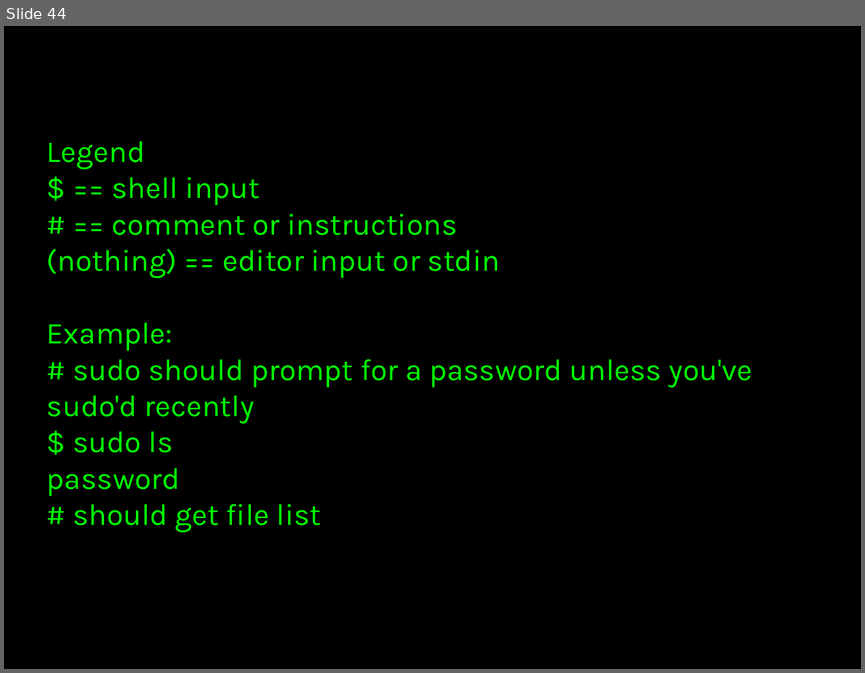
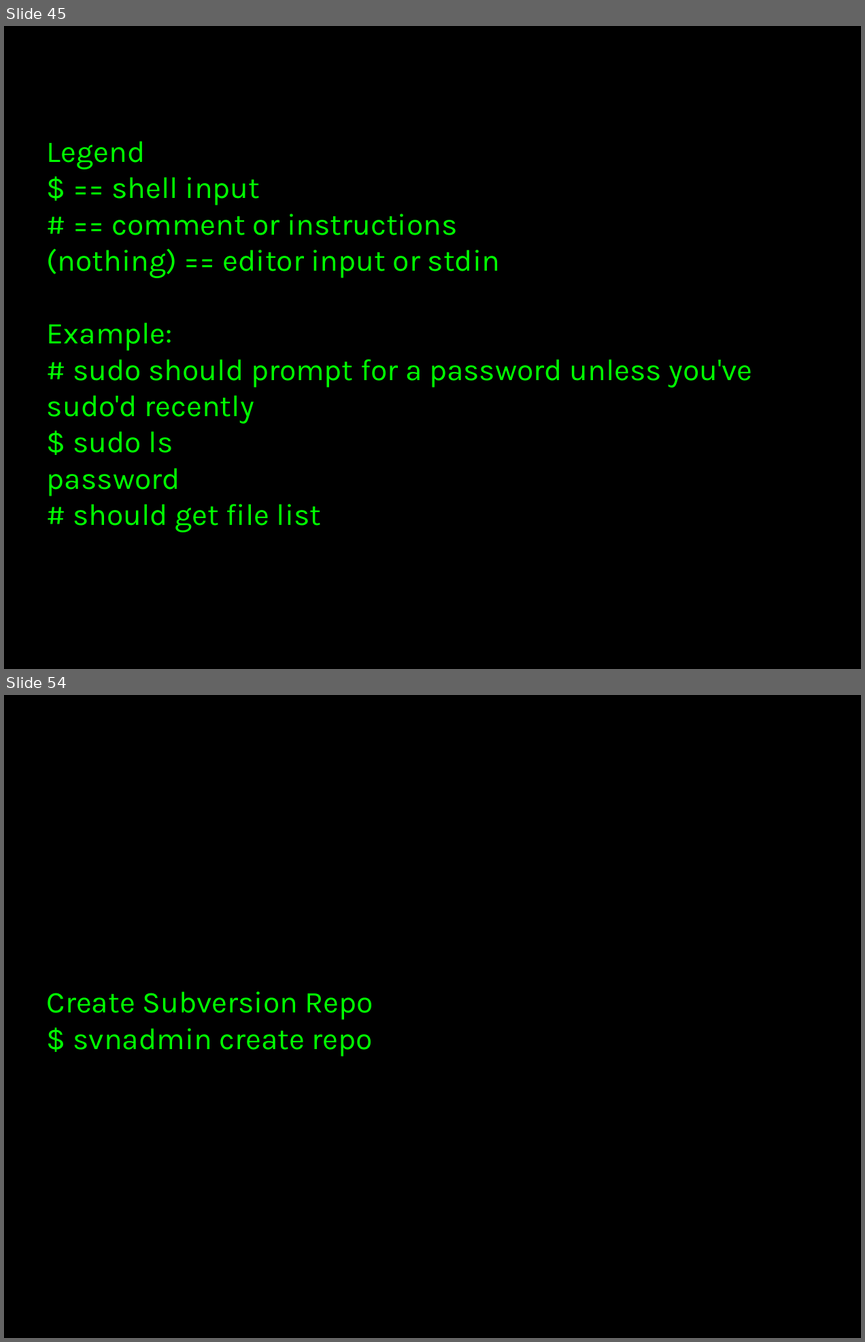
Before and after one commit to thewoolleyman/ci_for_the_rails_guy_or_gal, a slide deck: presentation/ci_for_the_web_2.0_guy_or_gal.odp. Shown one above the other, each under a label of ours: slide 44 before the commit, slides 45 and 54 after it; the slides between them are not shown. The pictures are 865x673 and 865x1342 pixels, drawn with LibreOffice and Linux fonts; fonts in the diff are those of the drawing. Boxes give left, top, right and bottom in pixels: in the first picture for what was removed or moved away, otherwise in the second. Text is boxed around its words. In the diff, an @@ line names an element or a change of style, - is before the commit and + after.

```diff
--- a/presentation/ci_for_the_web_2.0_guy_or_gal.odp
+++ b/presentation/ci_for_the_web_2.0_guy_or_gal.odp
@@ slide 54 added at box(4, 695, 861, 1338), background #000000 @@
@@ title added at box(47, 991, 373, 1057), 28 pt, text #00FF00 @@
+Create Subversion Repo
+$ svnadmin create repo
@@ what was slide 44 is now slide 45 @@
```
Also in this commit, not shown: 1 slide changed, 21 other slides added.
